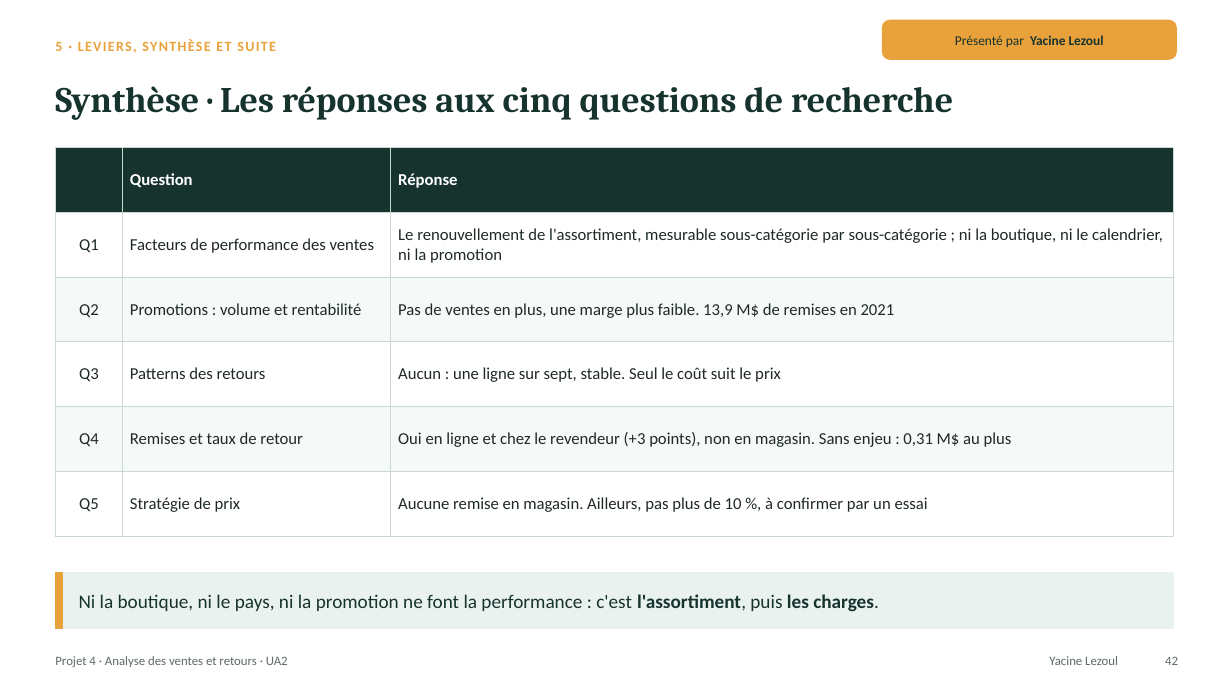
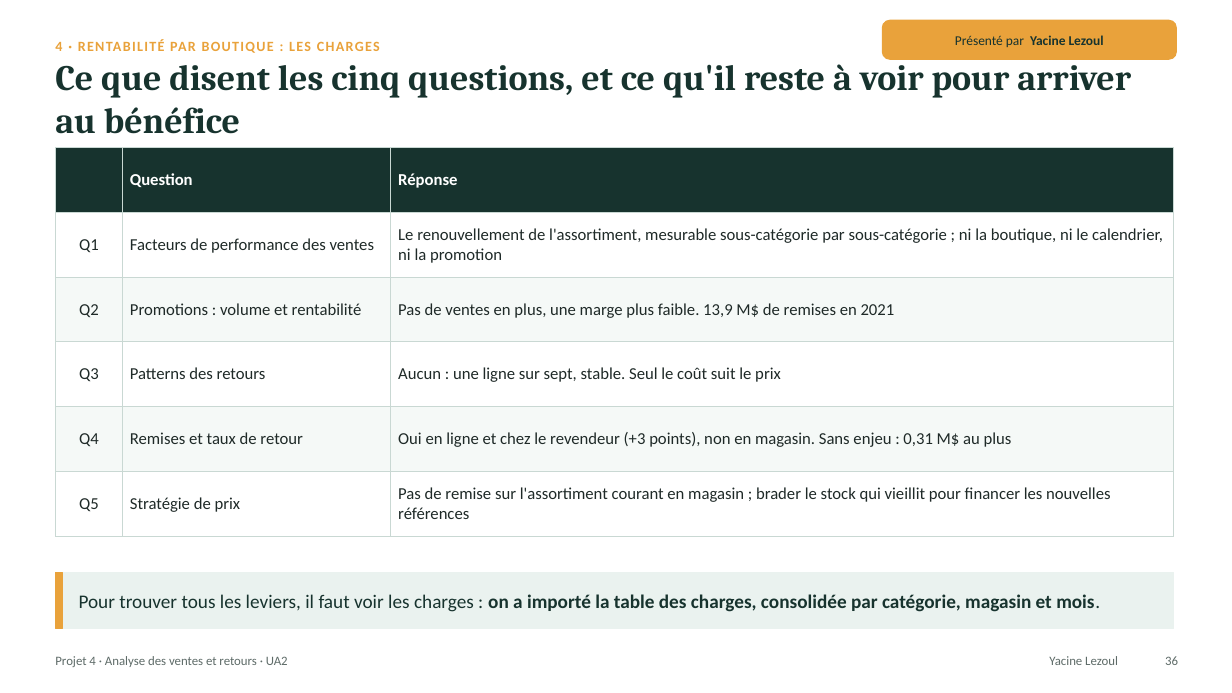
Before and after one commit to lezoul/projet4-contoso, a slide deck: slide 36 of reports/presentations/UA2_presentation_L3_L4.pptx (slide 42 before the commit). Drawn at 1232x693 pixels with LibreOffice and Linux fonts; fonts in the diff are those of the drawing. Boxes give left, top, right and bottom in pixels: in the first picture for what was removed or moved away, otherwise in the second. Text is boxed around its words. In the diff, an @@ line names an element or a change of style, - is before the commit and + after.

Commit message:
UA2 : présentation finale (réponses par question, charges en part du CA, leviers sans double compte, stock dormant bradé pour financer les nouveautés) et rapport L3+L4 corrigé

```diff
--- a/reports/presentations/UA2_presentation_L3_L4.pptx
+++ b/reports/presentations/UA2_presentation_L3_L4.pptx
@@ text at (55,39,380,53): text changed @@
-5 · LEVIERS, SYNTHÈSE ET SUITE
+4 · RENTABILITÉ PAR BOUTIQUE : LES CHARGES
@@ text at (55,57,1131,134): text changed @@
-Synthèse · Les réponses aux cinq questions de recherche
+Ce que disent les cinq questions, et ce qu'il reste à voir pour arriver au bénéfice
@@ table at (55,148,1174,536) @@
-row 6, column 3: Aucune remise en magasin. Ailleurs, pas plus de 10 %, à confirmer par un essai
+row 6, column 3: Pas de remise sur l'assortiment courant en magasin ; brader le stock qui vieillit pour financer les nouvelles références
@@ text at (79,594,1100,612): text changed; bold on @@
-Ni la boutique, ni le pays, ni la promotion ne font la performance : c'est l'assortiment, puis les charges.
+Pour trouver tous les leviers, il faut voir les charges : on a importé la table des charges, consolidée par catégorie, magasin et mois.
@@ text at (1165,656,1178,665): text changed @@
-42
+36
```
Also in this commit, not shown: 8 other slides changed, 2 slides removed, 1 other file.
